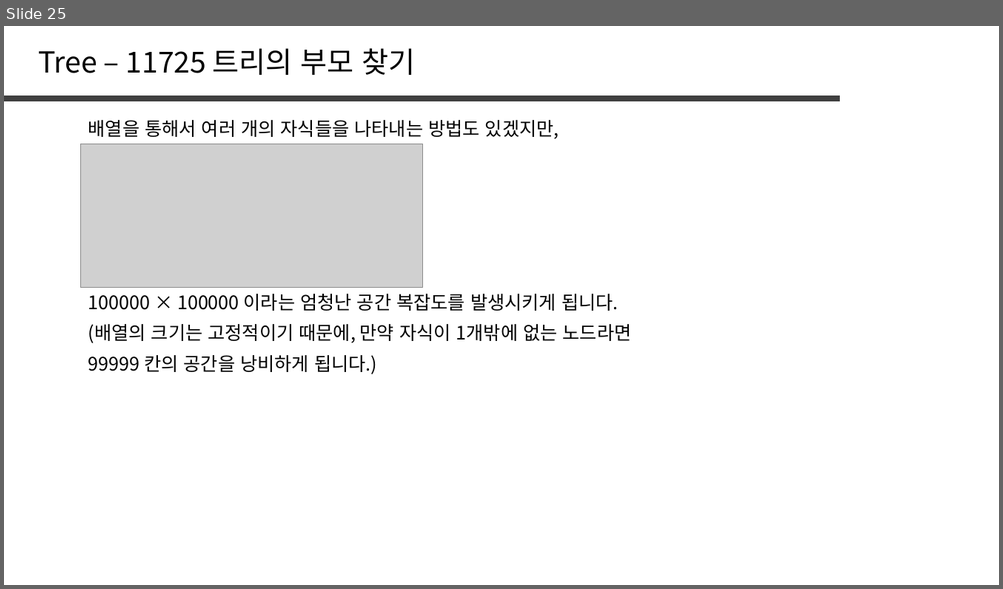
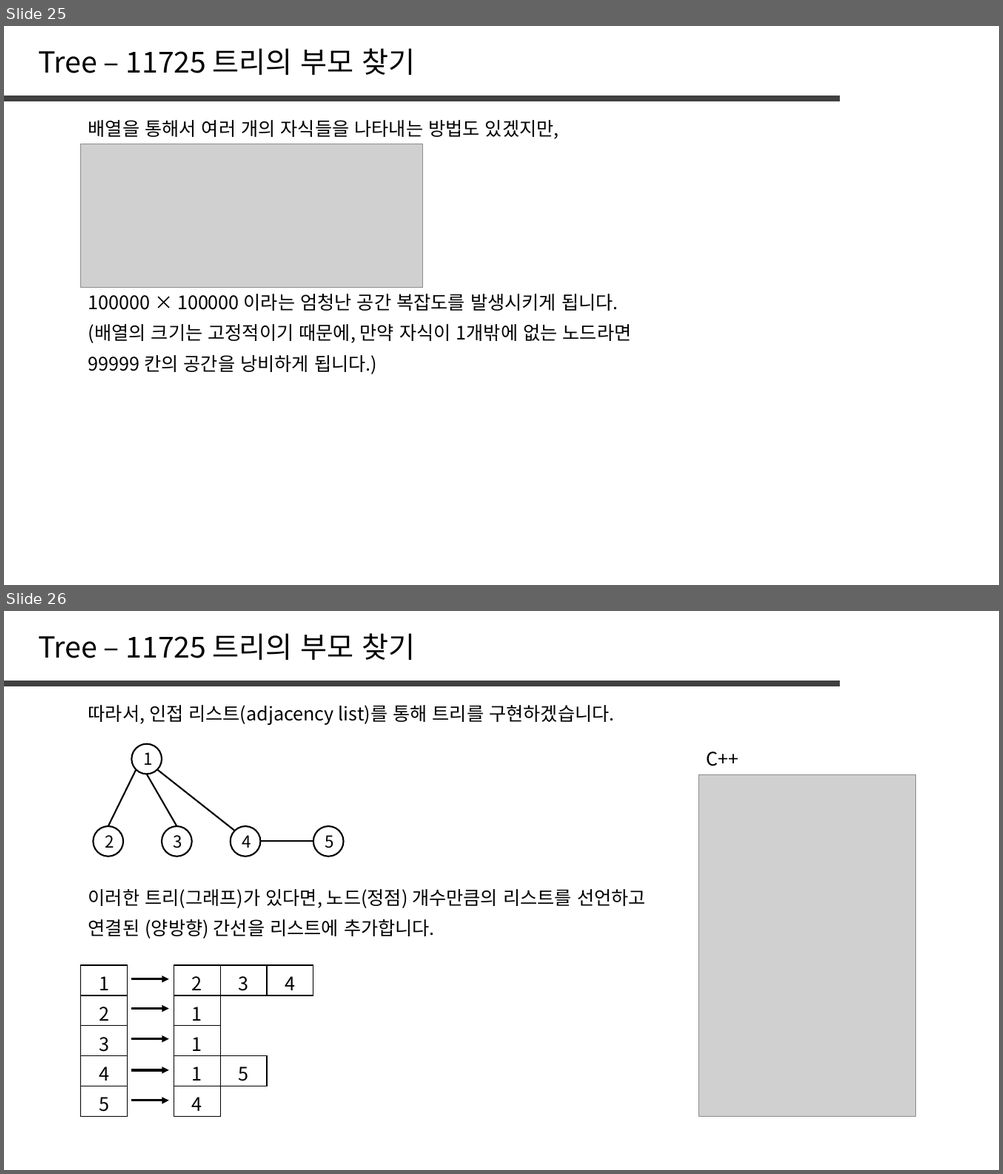
Before and after one commit to jaehoo1/PS-study, a slide deck: study/8_Tree, Graph.pptx. Shown one above the other, each under a label of ours: slide 25 before the commit, slides 25 and 26 after it. The pictures are 1003x589 and 1003x1174 pixels, drawn with LibreOffice and Linux fonts; fonts in the diff are those of the drawing; grey boxes stand for pictures. Boxes give left, top, right and bottom in pixels: in the first picture for what was removed or moved away, otherwise in the second. Text is boxed around its words. In the diff, an @@ line names an element or a change of style, - is before the commit and + after.

```diff
--- a/study/8_Tree, Graph.pptx
+++ b/study/8_Tree, Graph.pptx
@@ slide 26 added at box(4, 611, 999, 1170), background #FFFFFF @@
@@ text added at box(38, 633, 415, 660), 28 pt, text #000000 @@
+Tree – 11725 트리의 부모 찾기
@@ line added from (4, 684) to (839, 684), #404040 6 pt @@
@@ text added at box(88, 705, 614, 725), 18 pt, text #000000 @@
+따라서, 인접 리스트(adjacency list)를 통해 트리를 구현하겠습니다.
@@ ellipse added at box(131, 743, 162, 774), outline #000000 1.5 pt, 16 pt, text #000000 @@
+1
@@ text added at box(706, 752, 738, 766), 18 pt, text #000000 @@
+C++
@@ line added from (108, 826) to (136, 770), #000000 1.5 pt @@
@@ line added from (177, 826) to (147, 775), #000000 1.5 pt @@
@@ line added from (157, 770) to (235, 831), #000000 1.5 pt @@
@@ picture added at box(699, 775, 916, 1117) @@
@@ ellipse added at box(93, 826, 122, 857), outline #000000 1.5 pt, 16 pt, text #000000 @@
+2
@@ ellipse added at box(162, 826, 191, 857), outline #000000 1.5 pt, 16 pt, text #000000 @@
+3
@@ ellipse added at box(230, 826, 260, 857), outline #000000 1.5 pt, 16 pt, text #000000 @@
+4
@@ ellipse added at box(313, 826, 344, 857), outline #000000 1.5 pt, 16 pt, text #000000 @@
+5
@@ line added from (261, 842) to (313, 842), #000000 1.5 pt @@
@@ text added at box(88, 889, 646, 908), 18 pt, text #000000 @@
+이러한 트리(그래프)가 있다면, 노드(정점) 개수만큼의 리스트를 선언하고
@@ text added at box(88, 920, 435, 939), 18 pt, text #000000 @@
+연결된 (양방향) 간선을 리스트에 추가합니다.
@@ table added at box(81, 965, 312, 1117), 5 rows, 5 columns @@
+1 |  | 2 | 3 | 4
+2 |  | 1 |  | 
+3 |  | 1 |  | 
+4 |  | 1 | 5 | 
+5 |  | 4 |  | 
@@ arrow added from (131, 980) to (169, 980), #000000 2.25 pt @@
@@ arrow added from (131, 1008) to (169, 1008), #000000 2.25 pt @@
@@ arrow added from (131, 1039) to (169, 1039), #000000 2.25 pt @@
@@ arrow added from (131, 1071) to (169, 1071), #000000 2.25 pt @@
@@ arrow added from (131, 1101) to (169, 1101), #000000 2.25 pt @@
```
Also in this commit, not shown: 3 slides changed, 4 other slides added.
